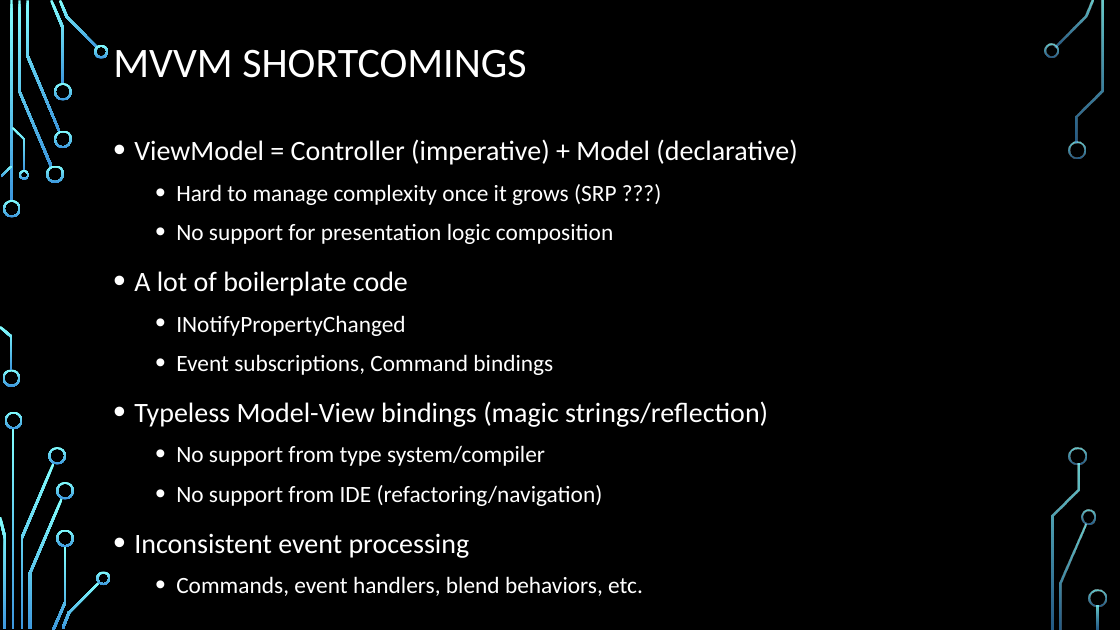
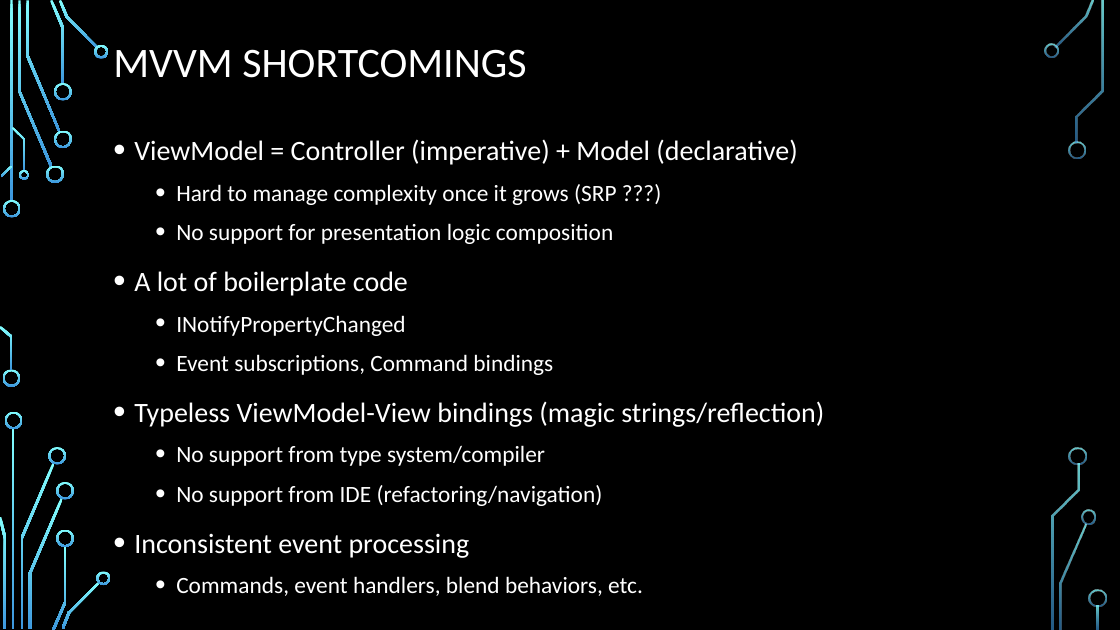
Before and after one commit to dmitry-a-morozov/fsharp-wpf-mvc-series, a slide deck: slide 6 of NYC Meetup.2013-04-23.pptx (slide 7 before the commit). Drawn at 1120x630 pixels with LibreOffice and Linux fonts; fonts in the diff are those of the drawing; background and template pictures are left out. Boxes give left, top, right and bottom in pixels: in the first picture for what was removed or moved away, otherwise in the second. Text is boxed around its words. In the diff, an @@ line names an element or a change of style, - is before the commit and + after.

```diff
--- a/NYC Meetup.2013-04-23.pptx
+++ b/NYC Meetup.2013-04-23.pptx
@@ text at bbox=[134, 401, 824, 427]: text changed @@
-• Typeless Model-View bindings (magic strings/reflection)
+• Typeless ViewModel-View bindings (magic strings/reflection)
```
Also in this commit, not shown: 8 other slides changed, 1 slide added, 2 slides removed, 3 other files.
